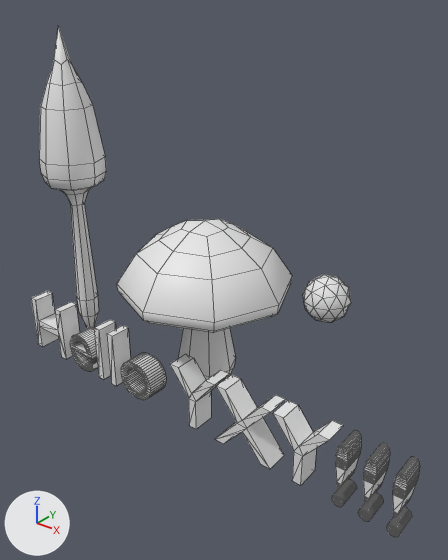
Before and after pictures for a commit that changed the FBX model res/model/mushroom.fbx.
Camera for both pictures: a camera (50 mm lens) standing at (0.0397, -0.0465, 0.0433) and looking at (-0.0014, 0.005, 0.0113). The axes (+X, +Y, +Z) are drawn at lower left. The lights are the same throughout. Mesh edges are drawn as thin lines. Where no turn or scale is listed for an object, it has been applied to the vertices.

Objects in the first picture: 'Icosphere', 'Text', 'big_mushroom', 'mushroom'.
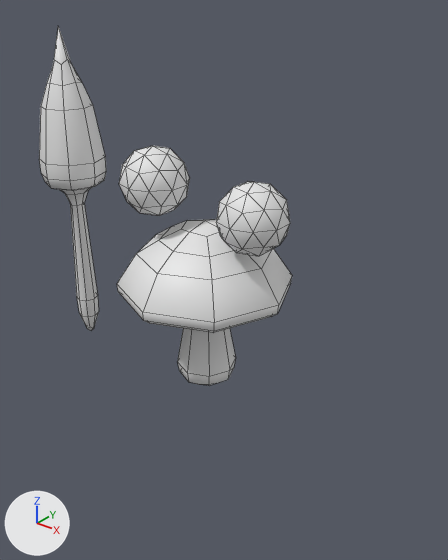
Location of each change, (x1, y1, x2, y2) in pixels of the pictures (448 x 560 px):
'Text', deleted
    before: (31, 291, 420, 537)
'Icosphere', moved
    before: (303, 275, 351, 323)
    after: (216, 182, 290, 256)
'Icosphere.001', added
    after: (119, 146, 190, 216)

What changed in the scene script:
```text
Remove ob_text:
    ob_text = bpy.data.objects.new('Text', me_text)
    ob_text.location = (-0.0238, -0.0071, 0.0)
Change ob_icosphere:
    ob_icosphere.location: (0.0, 0.0279, 0.0) -> (0.0067, -0.0007, 0.0225)
Add ob_icosphere_001:
    ob_icosphere_001 = bpy.data.objects.new('Icosphere.001', me_iiicosphere.copy())  # the mesh of ob_icosphere
    ob_icosphere_001.location = (-0.0047, -0.0024, 0.0245)
```
